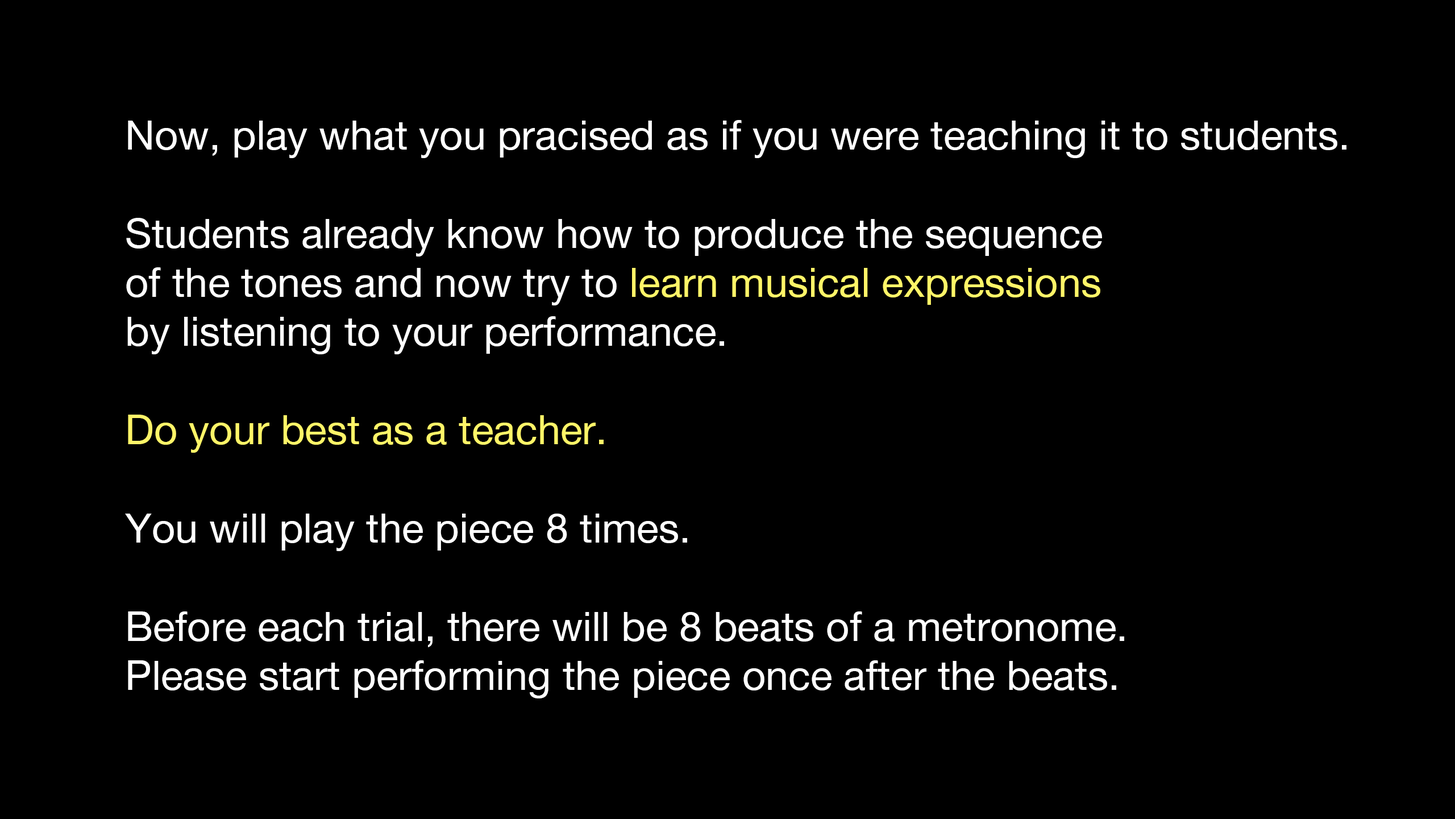
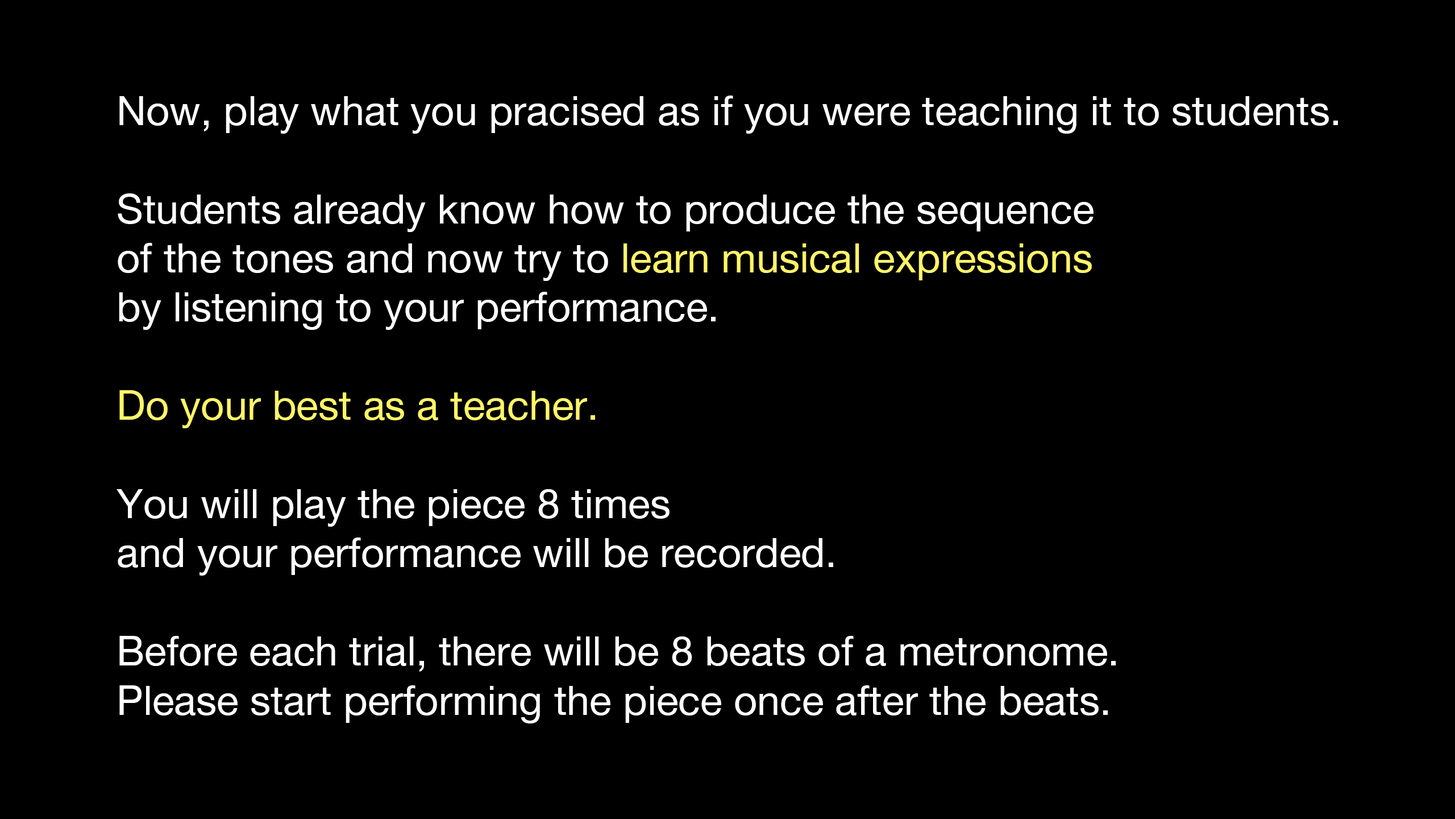
Layered file, before and after one edit (1455x819). Changes by layer:
painted on "Now, play what you pracised as if you were teaching it to stude" over [116, 95, 1347, 724]
